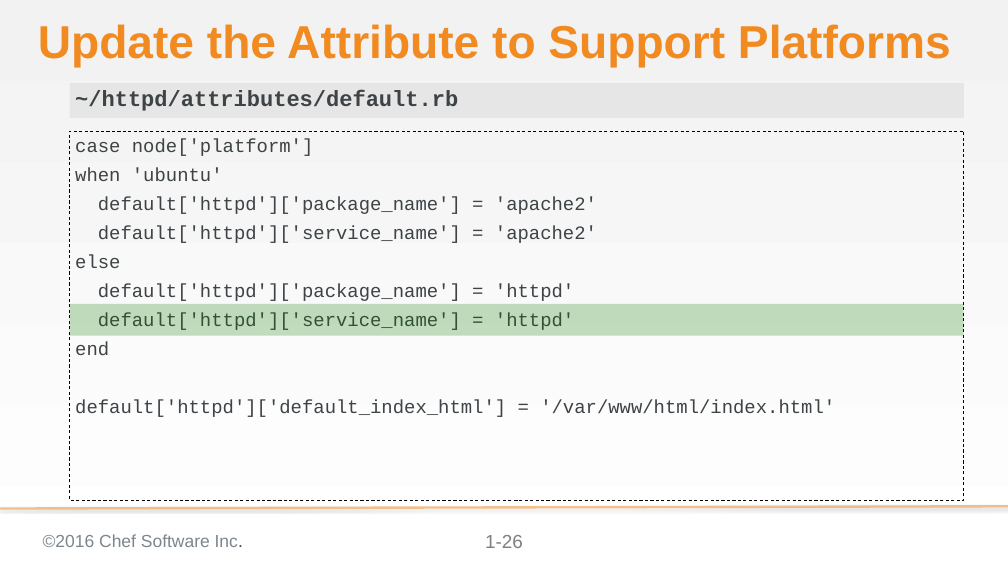
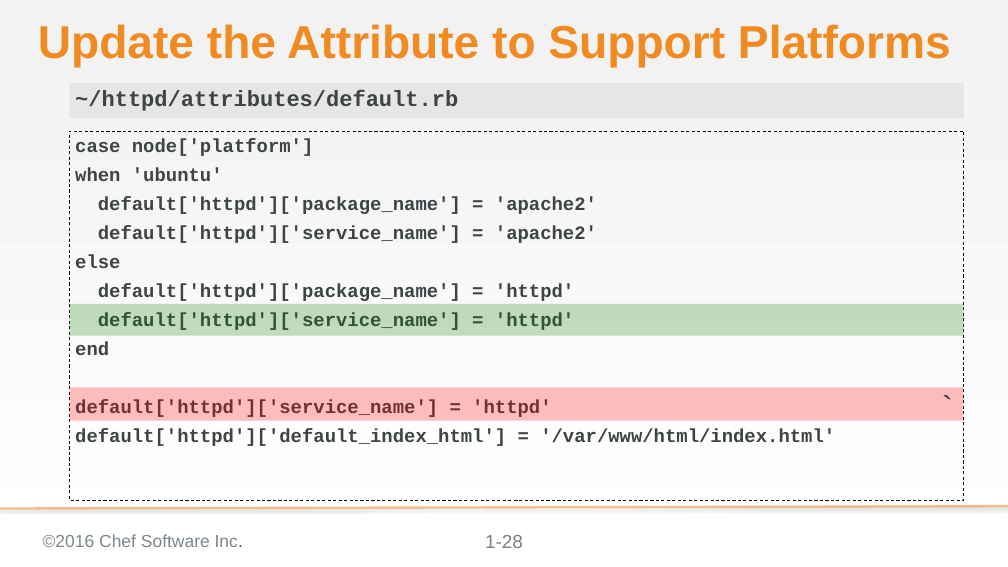
Before and after one commit to chef-training/test_driven_cookbook_development, a slide deck: slide 28 of 08-refactoring_for_multiple_platforms.pptx (slide 26 before the commit). Drawn at 1008x567 pixels with LibreOffice and Linux fonts; fonts in the diff are those of the drawing; background and template pictures are left out. Boxes give left, top, right and bottom in pixels: in the first picture for what was removed or moved away, otherwise in the second. Text is boxed around its words. In the diff, an @@ line names an element or a change of style, - is before the commit and + after.

```diff
--- a/08-refactoring_for_multiple_platforms.pptx
+++ b/08-refactoring_for_multiple_platforms.pptx
@@ text at [75, 139, 835, 446]: bold on in "case node['platform']", "when 'ubuntu'", "default['httpd']['package_name'] = 'apache2'", "default['httpd']['service_name'] = 'apache2'" and 5 more places @@
@@ text added at [70, 387, 963, 421], fill #FF0000 at 25% opacity, 42.7 pt, text #3E4346 @@
+`
@@ text at [75, 400, 551, 417]: paragraph added @@
+default['httpd']['service_name'] = 'httpd'
```
Also in this commit, not shown: 36 other slides changed, 3 slides added.
